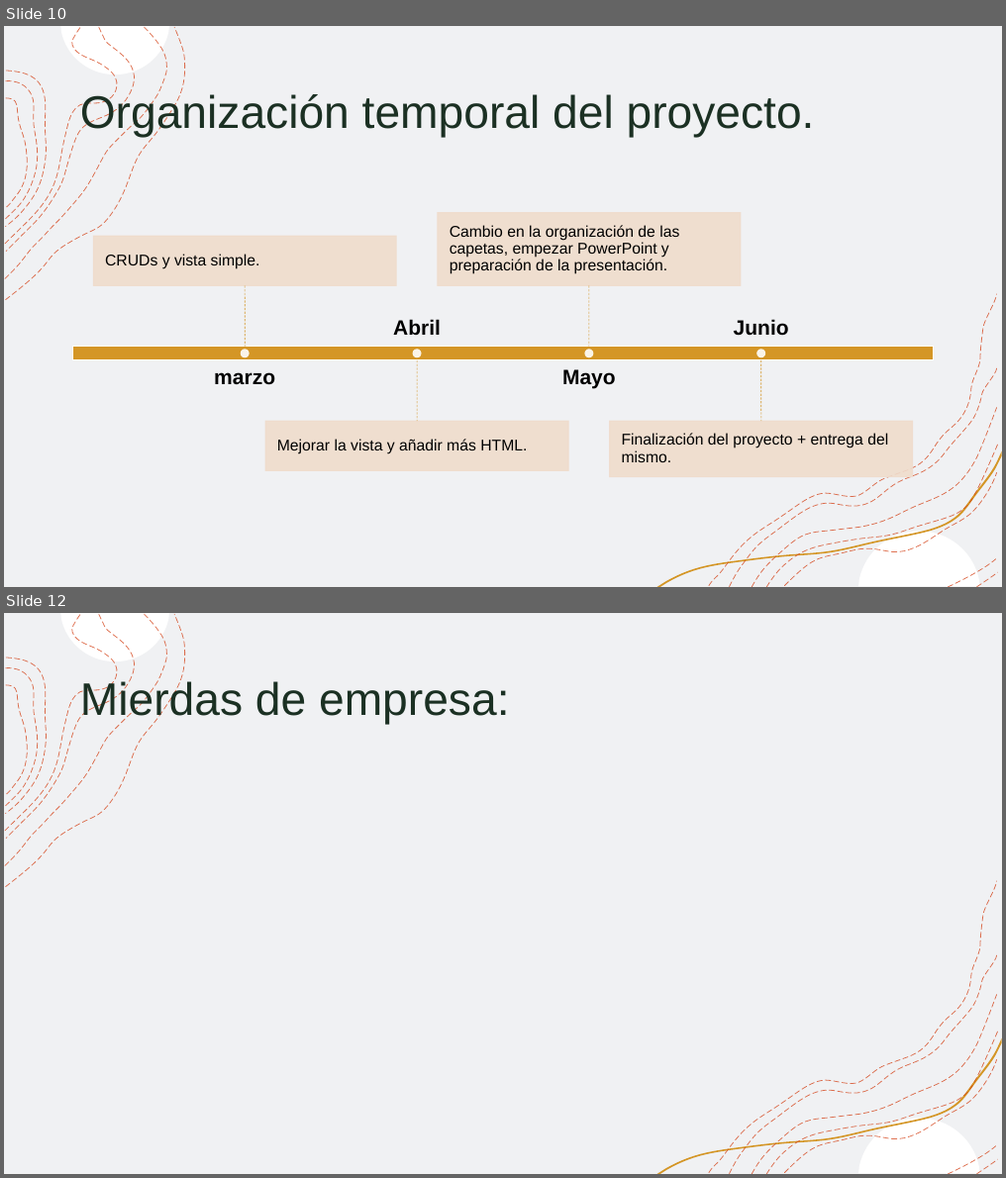
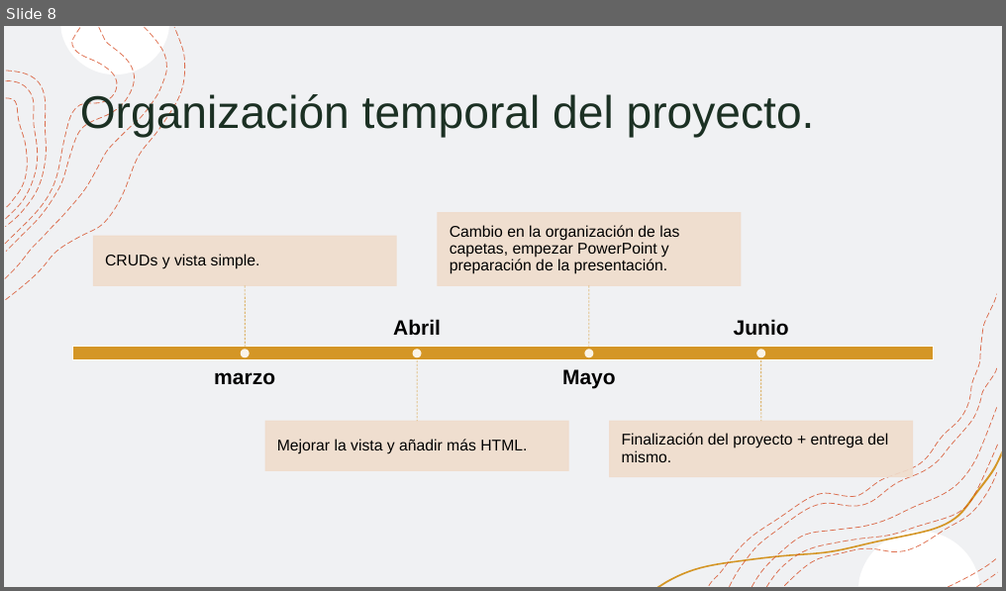
Before and after one commit to maribalo043/ProyectoFinalCurso, a slide deck: PowerPointFinalCurso.pptx. Shown one above the other, each under a label of ours: slides 10 and 12 before the commit, slide 8 after it; the slides between them are not shown. The pictures are 1006x1178 and 1006x591 pixels, drawn with LibreOffice and Linux fonts; fonts in the diff are those of the drawing. Boxes give left, top, right and bottom in pixels: in the first picture for what was removed or moved away, otherwise in the second. Text is boxed around its words. In the diff, an @@ line names an element or a change of style, - is before the commit and + after.

```diff
--- a/PowerPointFinalCurso.pptx
+++ b/PowerPointFinalCurso.pptx
@@ slide 12 removed at (x1=4, y1=613, x2=1002, y2=1174), background #FFFFFF; not listed: 18 template elements that a slide beside it also shows @@
@@ title removed at (x1=80, y1=679, x2=509, y2=725) @@
-Mierdas de empresa:
@@ what was slide 10 is now slide 8 @@
```
Also in this commit, not shown: 2 slides changed, 1 slide added, 3 other slides removed, 16 other files.
